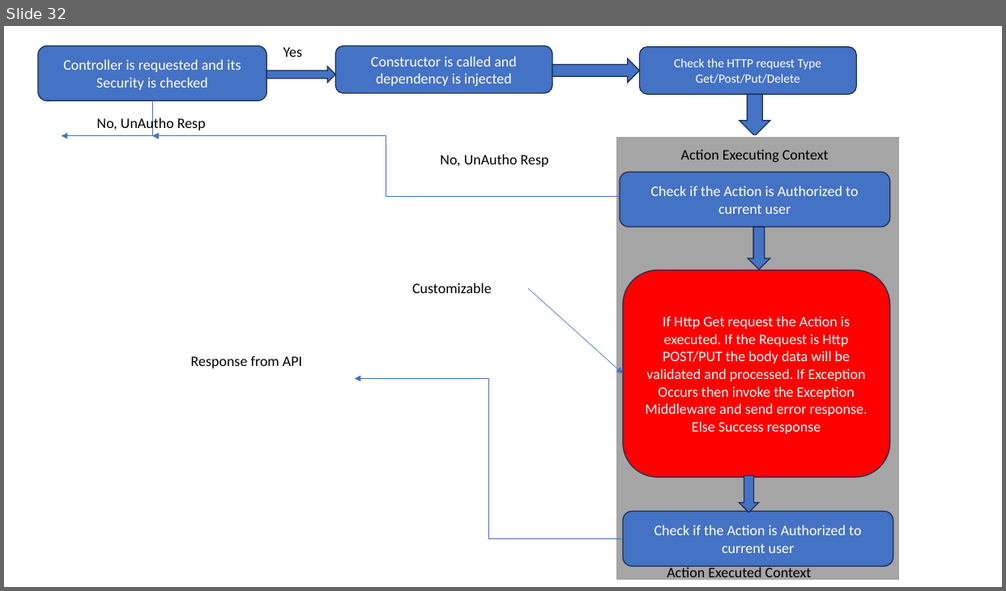
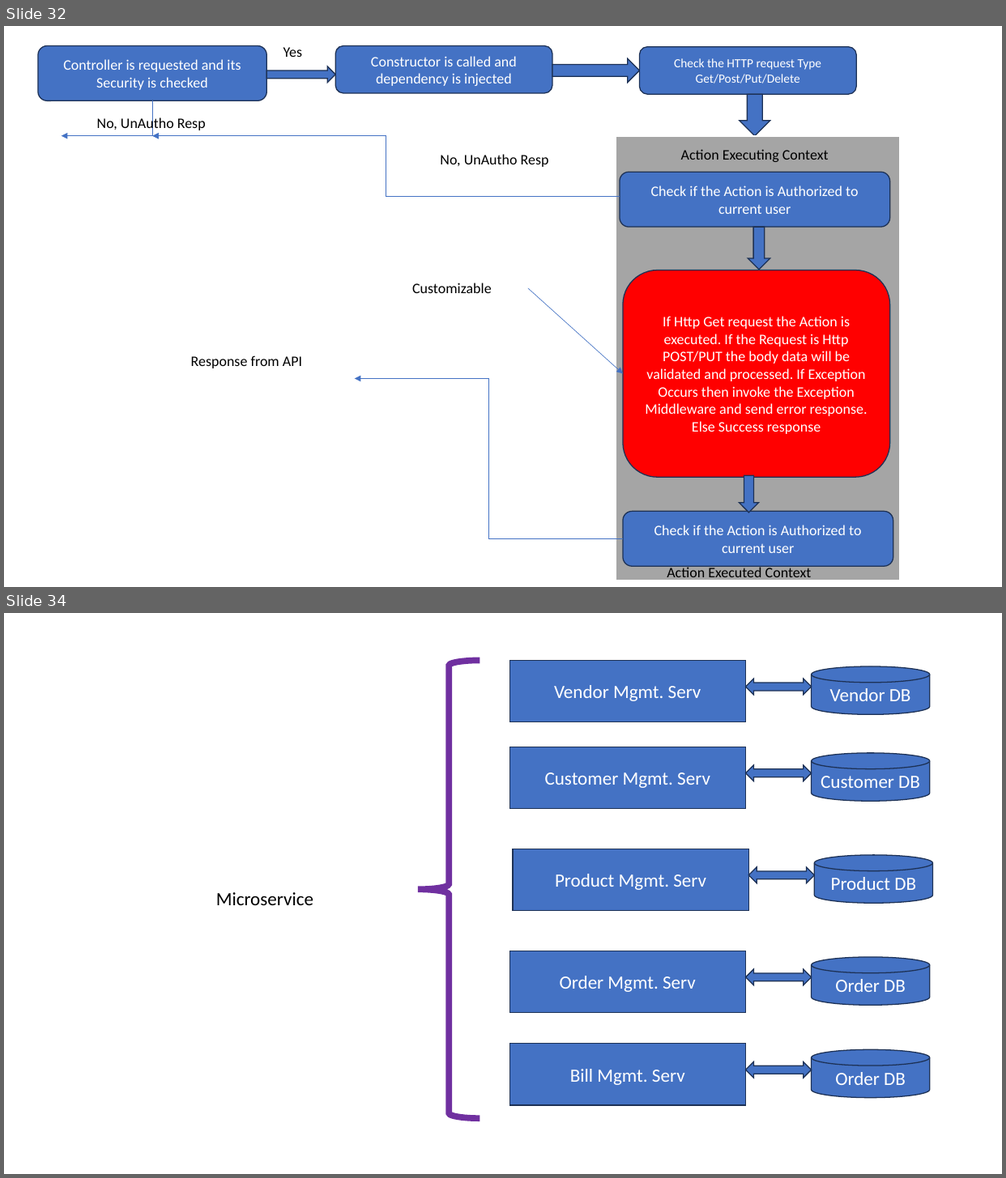
Before and after one commit to maheshsabnis/NetAppsNice, a slide deck: ppts.pptx. Shown one above the other, each under a label of ours: slide 32 before the commit, slides 32 and 34 after it; the slides between them are not shown. The pictures are 1006x591 and 1006x1178 pixels, drawn with LibreOffice and Linux fonts; fonts in the diff are those of the drawing. Boxes give left, top, right and bottom in pixels: in the first picture for what was removed or moved away, otherwise in the second. Text is boxed around its words. In the diff, an @@ line names an element or a change of style, - is before the commit and + after.

```diff
--- a/ppts.pptx
+++ b/ppts.pptx
@@ slide 34 added at <box>4,613,1002,1174</box>, background #FFFFFF @@
@@ left brace added at <box>418,660,480,1118</box>, outline #7030A0 6 pt @@
@@ rectangle added at <box>510,660,746,722</box>, fill #4472C4, outline #1E3256 1 pt, 18 pt, text #FFFFFF @@
+Vendor Mgmt. Serv
@@ left right arrow added at <box>746,679,812,695</box>, fill #4472C4, outline #1E3256 1 pt @@
@@ cylinder added at <box>812,666,930,714</box>, fill #4472C4, outline #1E3256 1 pt, 18 pt, text #FFFFFF @@
+Vendor DB
@@ rectangle added at <box>510,747,746,809</box>, fill #4472C4, outline #1E3256 1 pt, 18 pt, text #FFFFFF @@
+Customer Mgmt. Serv
@@ cylinder added at <box>812,753,930,801</box>, fill #4472C4, outline #1E3256 1 pt, 18 pt, text #FFFFFF @@
+Customer DB
@@ left right arrow added at <box>746,765,812,781</box>, fill #4472C4, outline #1E3256 1 pt @@
@@ rectangle added at <box>513,849,749,911</box>, fill #4472C4, outline #1E3256 1 pt, 18 pt, text #FFFFFF @@
+Product Mgmt. Serv
@@ cylinder added at <box>815,855,933,903</box>, fill #4472C4, outline #1E3256 1 pt, 18 pt, text #FFFFFF @@
+Product DB
@@ left right arrow added at <box>749,867,815,884</box>, fill #4472C4, outline #1E3256 1 pt @@
@@ text added at <box>216,892,313,905</box>, 18 pt, text #000000 @@
+Microservice
@@ rectangle added at <box>510,952,746,1013</box>, fill #4472C4, outline #1E3256 1 pt, 18 pt, text #FFFFFF @@
+Order Mgmt. Serv
@@ left right arrow added at <box>746,969,812,985</box>, fill #4472C4, outline #1E3256 1 pt @@
@@ cylinder added at <box>812,957,930,1005</box>, fill #4472C4, outline #1E3256 1 pt, 18 pt, text #FFFFFF @@
+Order DB
@@ rectangle added at <box>510,1044,746,1106</box>, fill #4472C4, outline #1E3256 1 pt, 18 pt, text #FFFFFF @@
+Bill Mgmt. Serv
@@ left right arrow added at <box>746,1063,812,1078</box>, fill #4472C4, outline #1E3256 1 pt @@
@@ cylinder added at <box>812,1050,930,1098</box>, fill #4472C4, outline #1E3256 1 pt, 18 pt, text #FFFFFF @@
+Order DB
```
Also in this commit, not shown: 6 other slides added, 42 other files.
